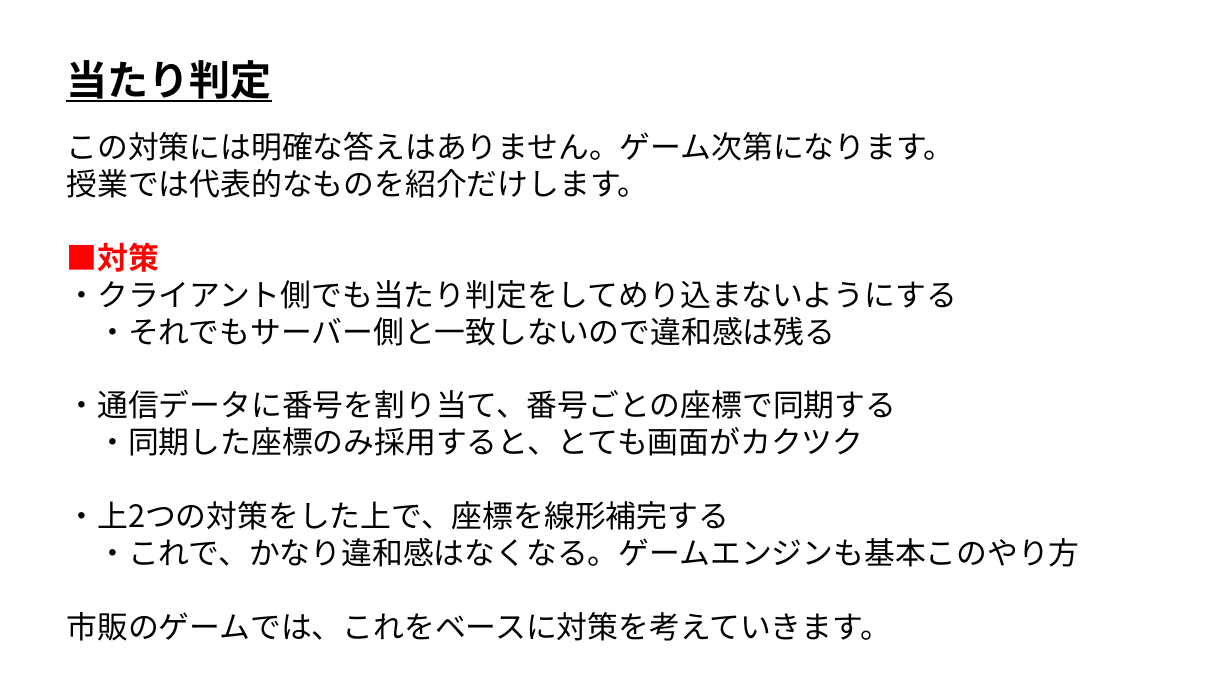
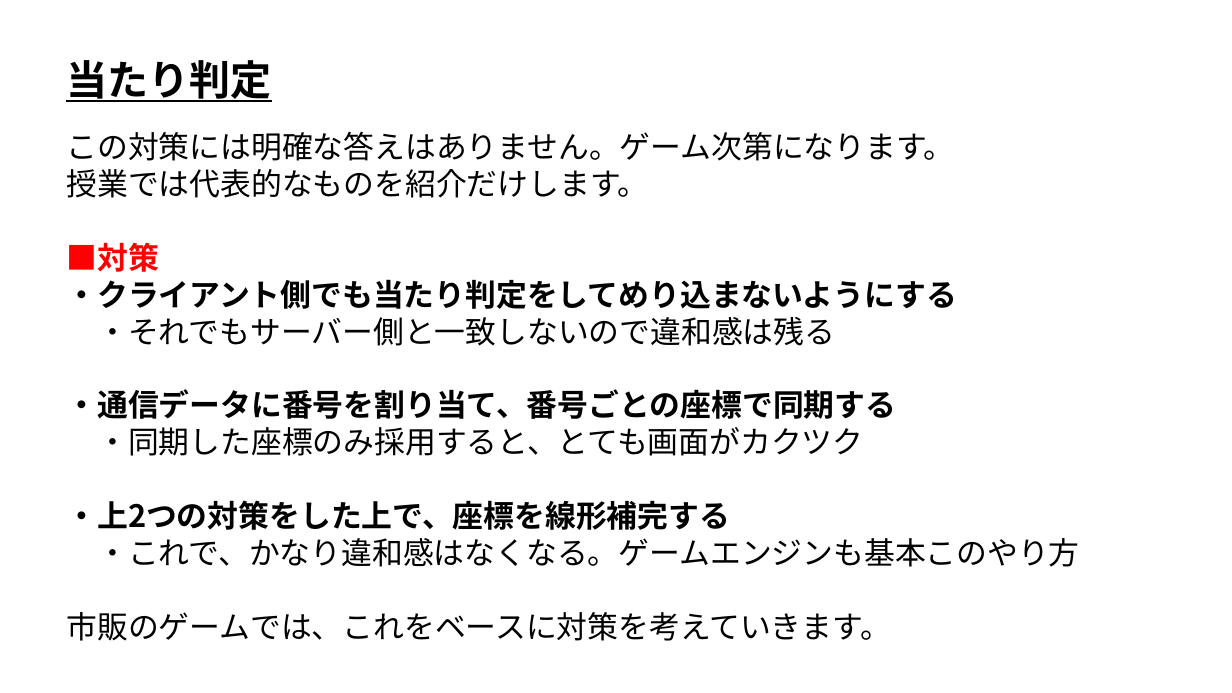
Before and after one commit to ArakiYusuke-Ohara/Textbook, a slide deck: slide 9 of ゲーム科3年/00_前期/オンラインゲームプログラミングⅠ/11_当たり判定.pptx. Drawn at 1232x693 pixels with LibreOffice and Linux fonts; fonts in the diff are those of the drawing. Boxes give left, top, right and bottom in pixels: in the first picture for what was removed or moved away, otherwise in the second. Text is boxed around its words. In the diff, an @@ line names an element or a change of style, - is before the commit and + after.

Commit message:
スライド微修正

```diff
--- a/ゲーム科3年/00_前期/オンラインゲームプログラミングⅠ/11_当たり判定.pptx
+++ b/ゲーム科3年/00_前期/オンラインゲームプログラミングⅠ/11_当たり判定.pptx
@@ text at <box>66,279,957,530</box>: bold on in "・クライアント側でも当たり判定をしてめり込まないようにする", "・通信データに番号を割り当て、番号ごとの座標で同期する", "・上2つの対策をした上で、座標を線形補完する" @@
```
